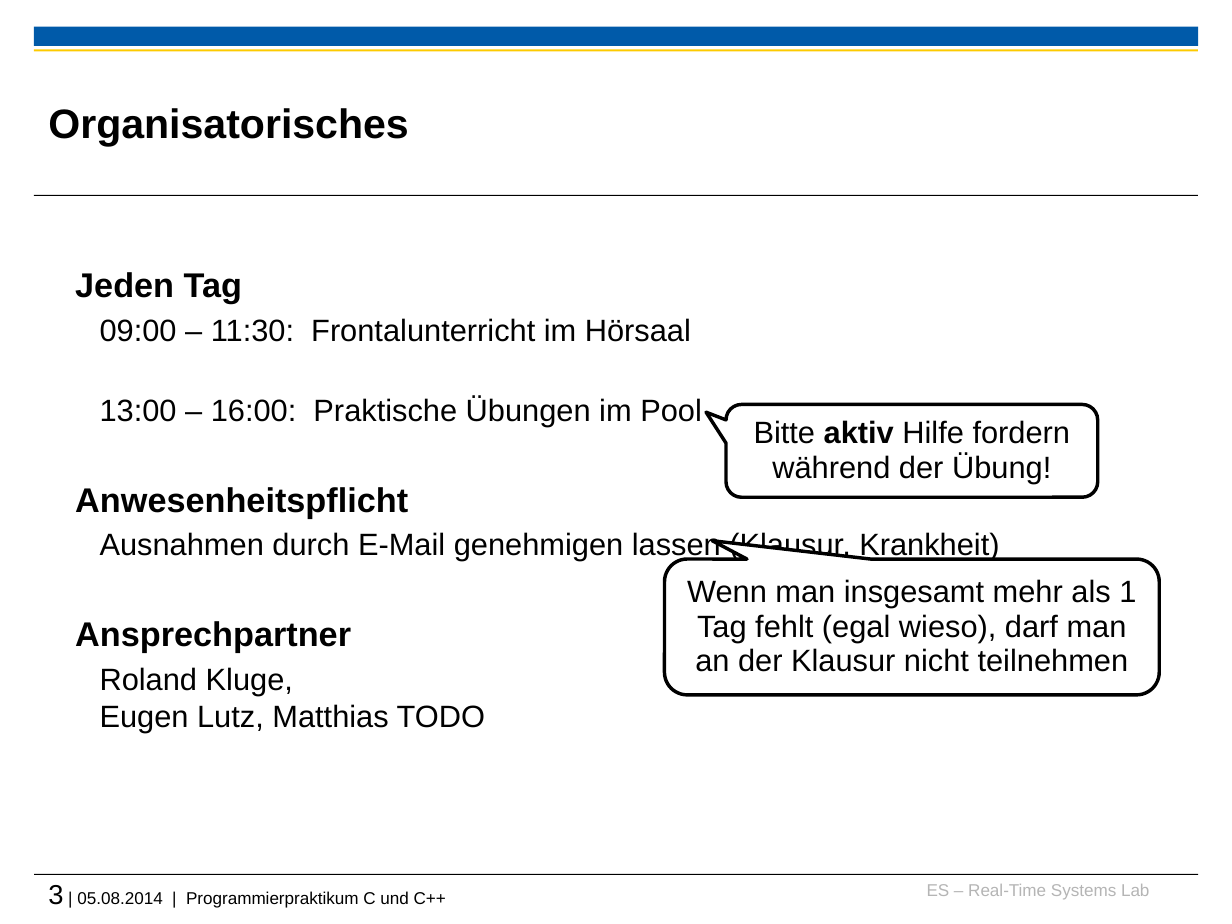
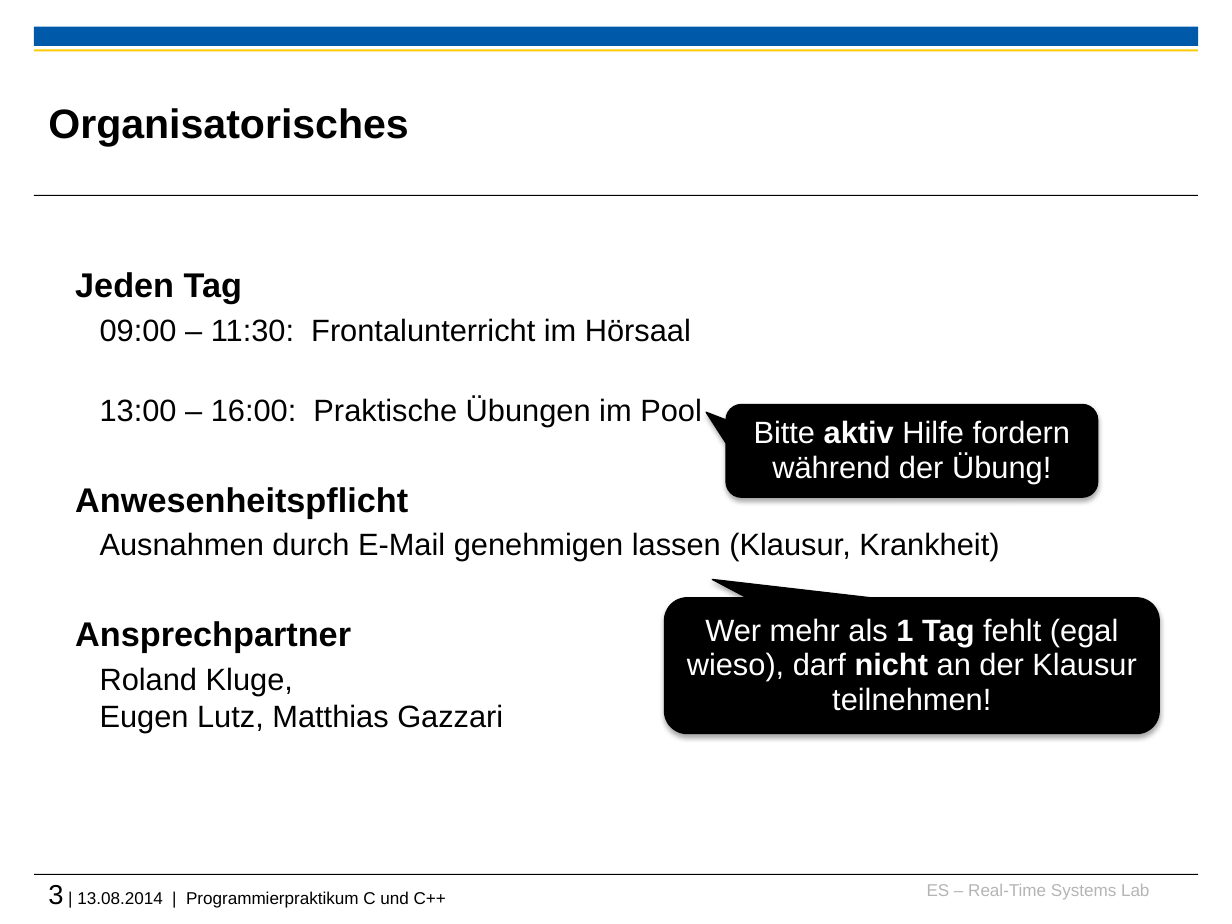
Before and after one commit to h82k/tud-cppp, a slide deck: slide 3 of Vorlesung/0 Organisatorisches.pptx. Drawn at 1232x924 pixels with LibreOffice and Linux fonts; fonts in the diff are those of the drawing; background and template pictures are left out. Boxes give left, top, right and bottom in pixels: in the first picture for what was removed or moved away, otherwise in the second. Text is boxed around its words. In the diff, an @@ line names an element or a change of style, - is before the commit and + after.

Commit message:
Improving slides
 - use speech bubbles with black background
 - replace yellow with grey in highlightings

```diff
--- a/Vorlesung/0 Organisatorisches.pptx
+++ b/Vorlesung/0 Organisatorisches.pptx
@@ rounded speech box "Bitte aktiv Hilfe fordern während ..." at (726, 404, 1098, 496): text colour #000000 to #FFFFFF; fill #FFFFFF to #000000; outline #000000 2 pt to #000000 0.75 pt; shadow on @@
@@ rounded speech box "Wer mehr als 1 Tag ...": place and size @@
-rounded speech box "Wer mehr als 1 Tag ..." at (664, 559, 1159, 695)
+rounded speech box "Wer mehr als 1 Tag ..." at (664, 598, 1159, 733)
@@ rounded speech box "Wer mehr als 1 Tag ..." at (664, 598, 1159, 733): fill #FFFFFF to #000000; outline #000000 2 pt to #000000 0.75 pt; shadow on @@
@@ text in rounded speech box at (687, 618, 1136, 711): text changed; text colour #000000 to #FFFFFF @@
-Wenn man insgesamt mehr als 1 Tag fehlt (egal wieso), darf man an der Klausur nicht teilnehmen
+Wer mehr als 1 Tag fehlt (egal wieso), darf nicht an der Klausur teilnehmen!
@@ text at (100, 667, 503, 732): text changed @@
-  Roland Kluge,
-  Eugen Lutz, Matthias TODO
+  Roland Kluge,
+  Eugen Lutz, Matthias Gazzari
@@ text at (48, 885, 446, 908): text changed @@
-3 | 05.08.2014 | Programmierpraktikum C und C++
+3 | 13.08.2014 | Programmierpraktikum C und C++
```
Also in this commit, not shown: 7 other slides changed, 2 slides added, 4 other files.
